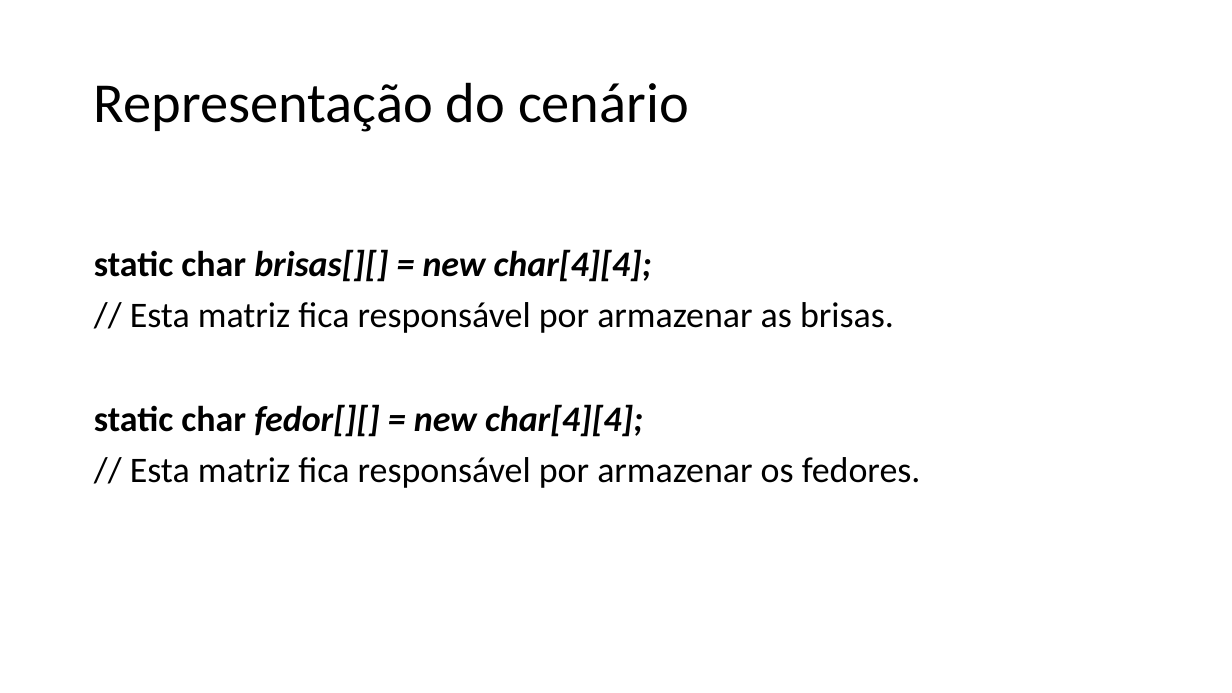
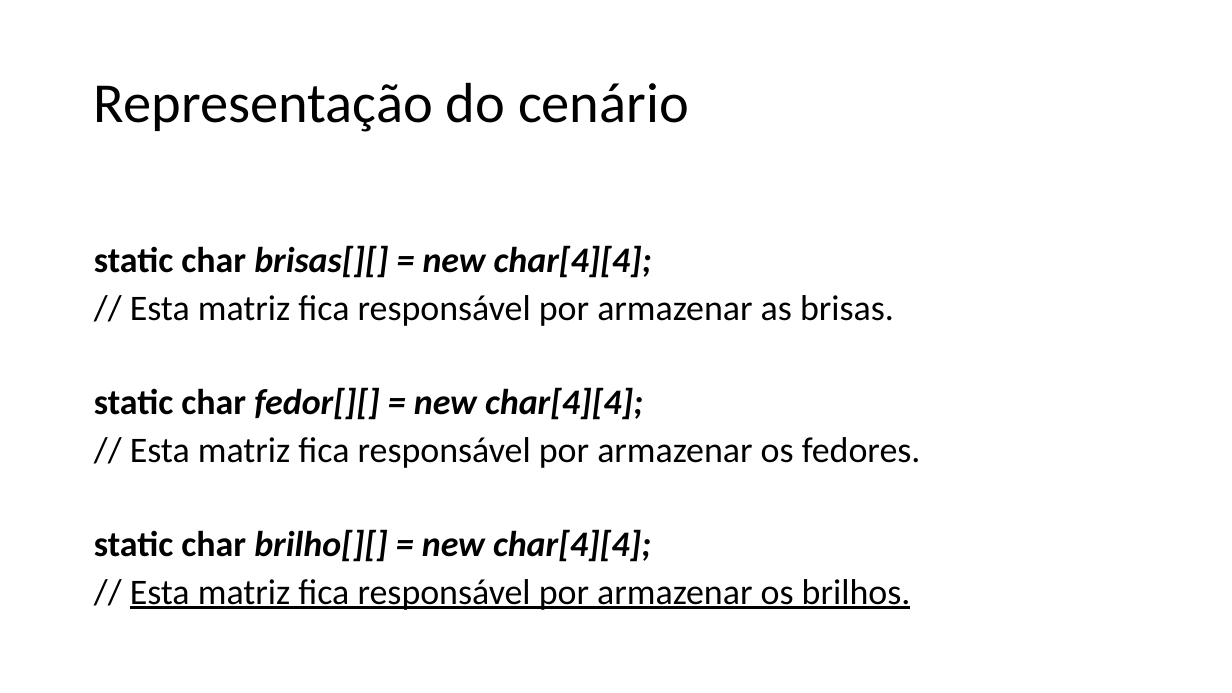
Before and after one commit to rodrigocarlos2/AgenteInteligente, a slide deck: slide 5 of Mundo do Wumpus.pptx. Drawn at 1232x693 pixels with LibreOffice and Linux fonts; fonts in the diff are those of the drawing. Boxes give left, top, right and bottom in pixels: in the first picture for what was removed or moved away, otherwise in the second. Text is boxed around its words. In the diff, an @@ line names an element or a change of style, - is before the commit and + after.

Commit message:
More up

```diff
--- a/Mundo do Wumpus.pptx
+++ b/Mundo do Wumpus.pptx
@@ text at <box>94,245,921,468</box>: line spacing 0.9 to 0.8 @@
@@ text at <box>94,529,911,610</box>: paragraphs added @@
+static char brilho[][] = new char[4][4];
+// Esta matriz fica responsável por armazenar os brilhos.
```
Also in this commit, not shown: 2 slides added.
